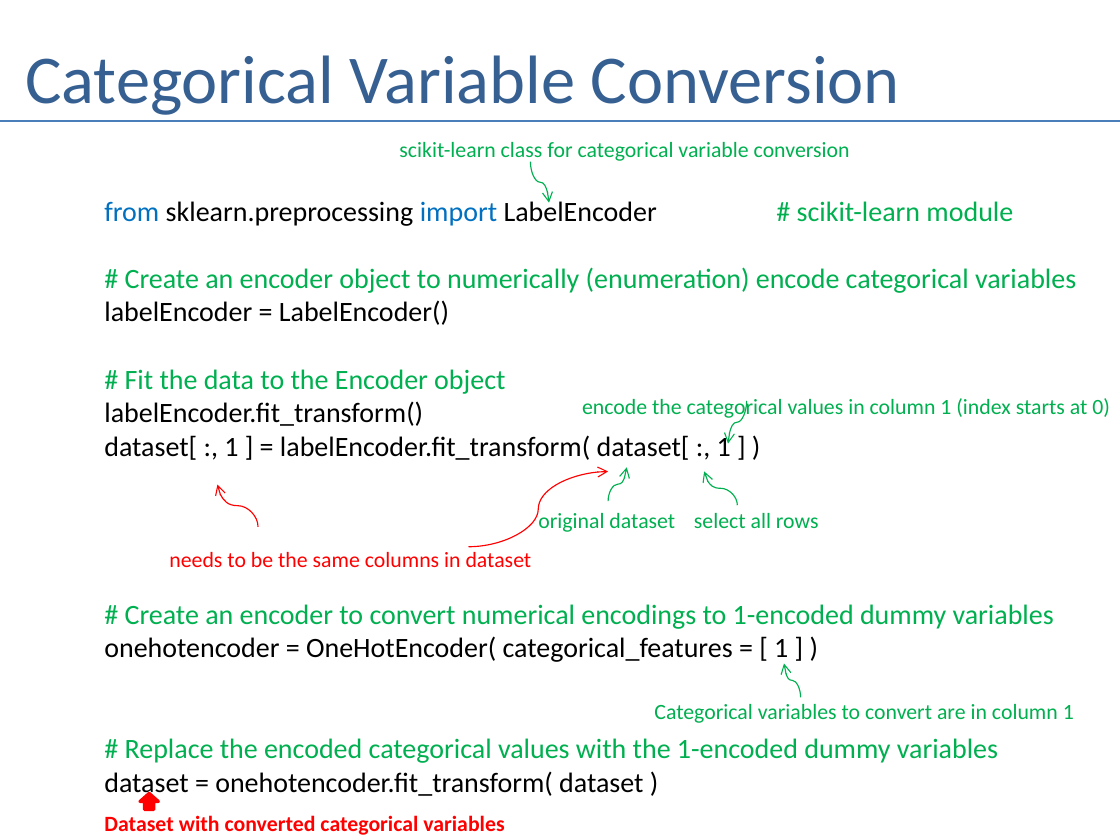
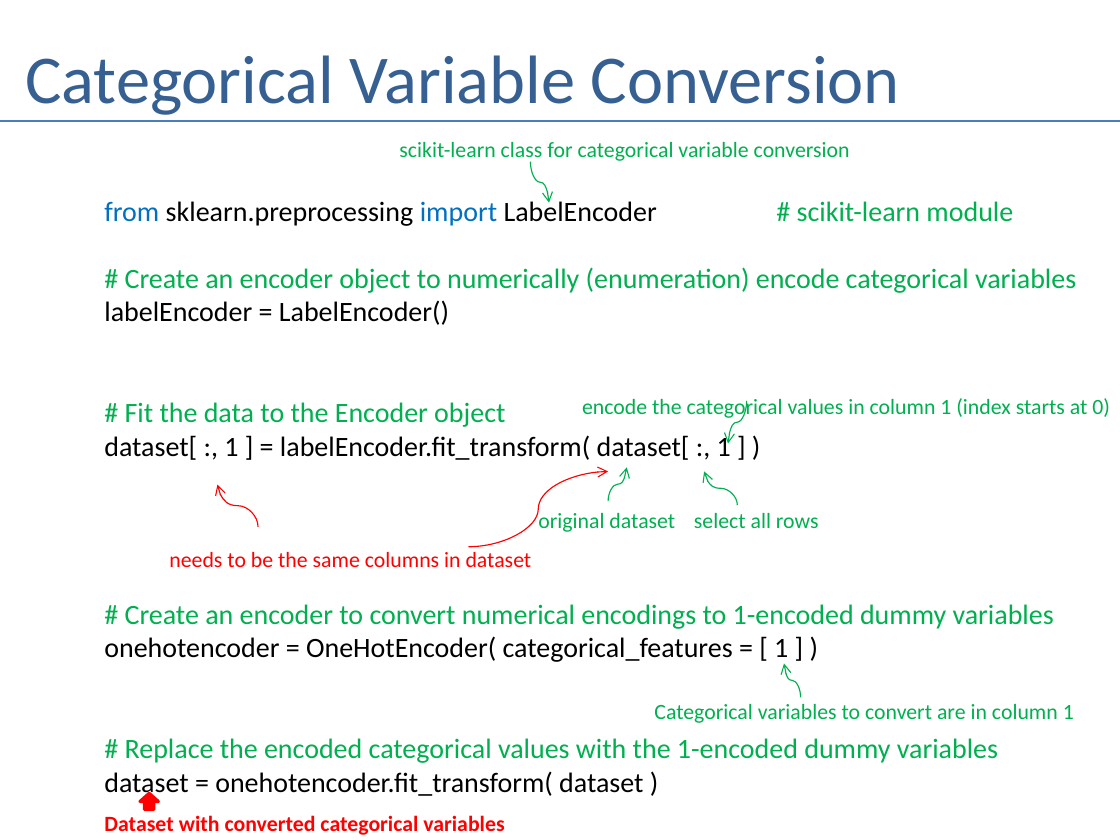
Before and after one commit to andrewferlitsch/Portland-Data-Science-Group, a slide deck: slide 12 of Presentations/ML Dataset Preparation.pptx. Drawn at 1120x840 pixels with LibreOffice and Linux fonts; fonts in the diff are those of the drawing. Boxes give left, top, right and bottom in pixels: in the first picture for what was removed or moved away, otherwise in the second. Text is boxed around its words. In the diff, an @@ line names an element or a change of style, - is before the commit and + after.

Commit message:
fix typos

```diff
--- a/Presentations/ML Dataset Preparation.pptx
+++ b/Presentations/ML Dataset Preparation.pptx
@@ text at <box>104,401,423,426</box>: paragraph removed @@
-labelEncoder.fit_transform()
```
Also in this commit, not shown: 2 other slides changed.
